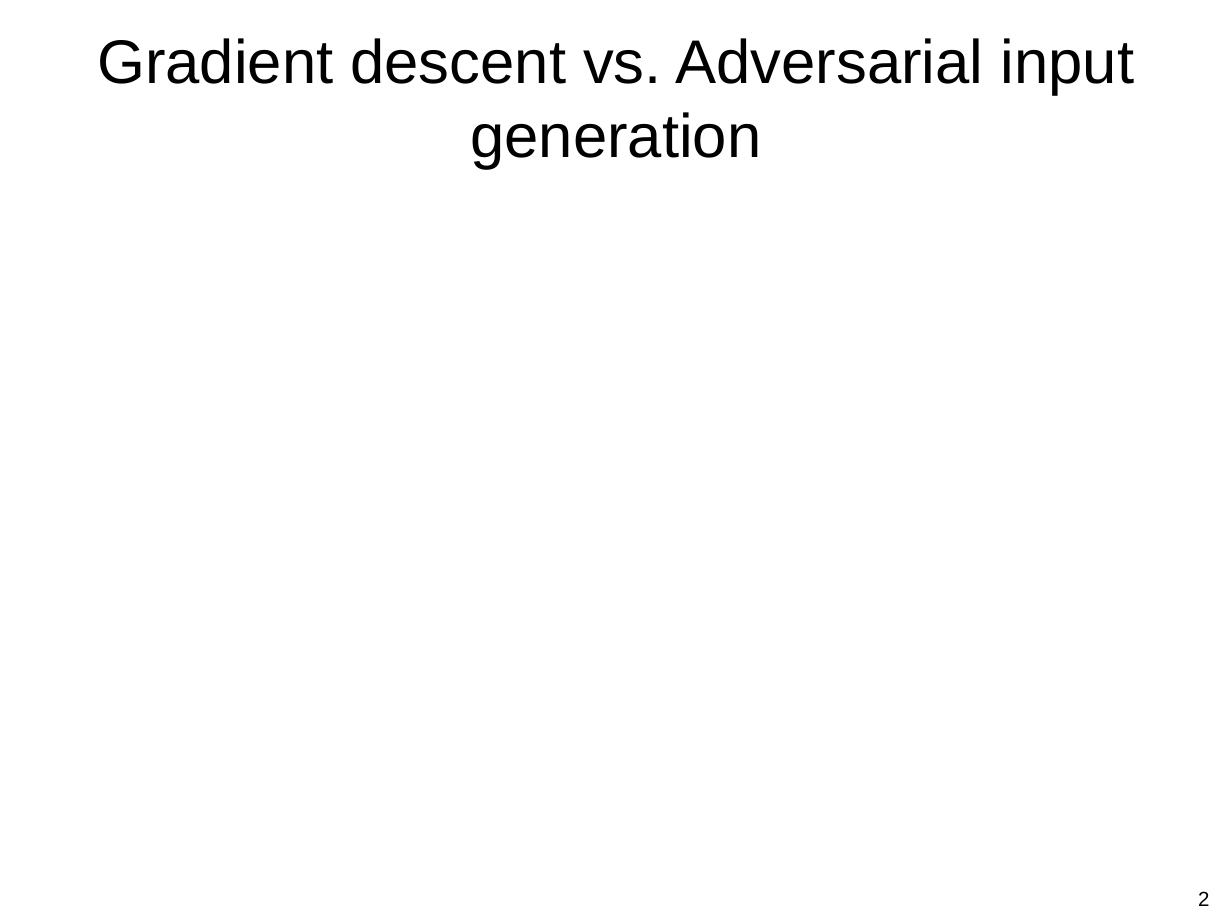
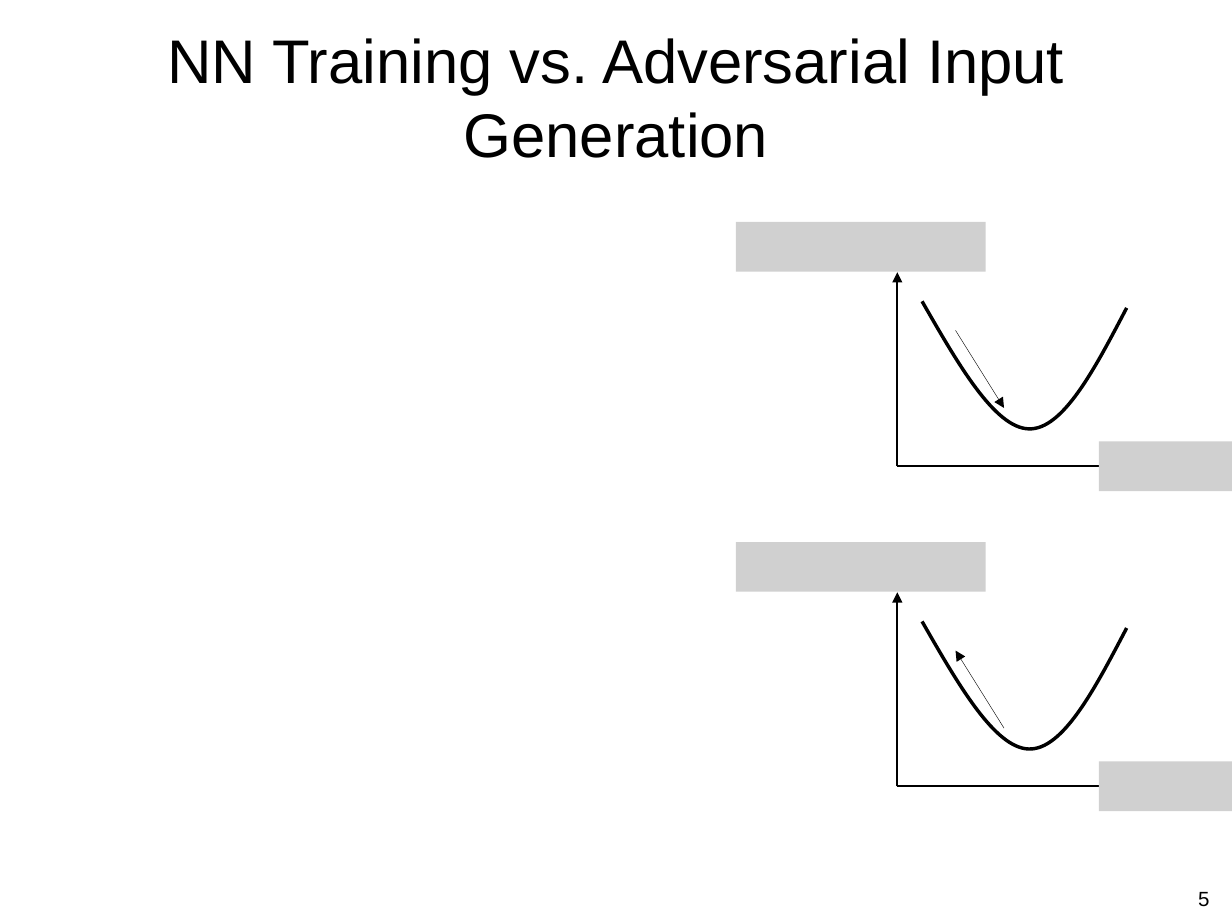
Before and after one commit to guzonghua/saav, a slide deck: slide 5 of PPTs/LX Adverserial Attacks.pptx (slide 2 before the commit). Drawn at 1232x924 pixels with LibreOffice and Linux fonts; fonts in the diff are those of the drawing; grey boxes stand for pictures. Boxes give left, top, right and bottom in pixels: in the first picture for what was removed or moved away, otherwise in the second. Text is boxed around its words. In the diff, an @@ line names an element or a change of style, - is before the commit and + after.

```diff
--- a/PPTs/LX Adverserial Attacks.pptx
+++ b/PPTs/LX Adverserial Attacks.pptx
@@ title at (x1=167, y1=38, x2=1064, y2=158): text changed @@
-Gradient descent vs. Adversarial input generation
+NN Training vs. Adversarial Input Generation
@@ picture added at (x1=736, y1=222, x2=986, y2=271) @@
@@ arrow added from (897, 466) to (897, 272), #000000 1 pt @@
@@ freeform shape added at (x1=922, y1=302, x2=1126, y2=430), outline #000000 2 pt @@
@@ arrow added from (956, 330) to (1004, 408), #000000 0.25 pt @@
@@ picture added at (x1=1099, y1=441, x2=1232, y2=490) @@
@@ arrow added from (897, 466) to (1152, 466), #000000 1 pt @@
@@ picture added at (x1=736, y1=542, x2=986, y2=591) @@
@@ arrow added from (897, 786) to (897, 593), #000000 1 pt @@
@@ freeform shape added at (x1=922, y1=621, x2=1126, y2=749), outline #000000 2 pt @@
@@ arrow added from (1004, 728) to (956, 650), #000000 0.25 pt @@
@@ picture added at (x1=1099, y1=761, x2=1232, y2=811) @@
@@ arrow added from (897, 786) to (1152, 786), #000000 1 pt @@
@@ page number at (x1=1198, y1=892, x2=1209, y2=907): text changed @@
-2
+5
```
Also in this commit, not shown: 1 other slide changed, 6 slides added, 1 slide removed, 8 other files.
